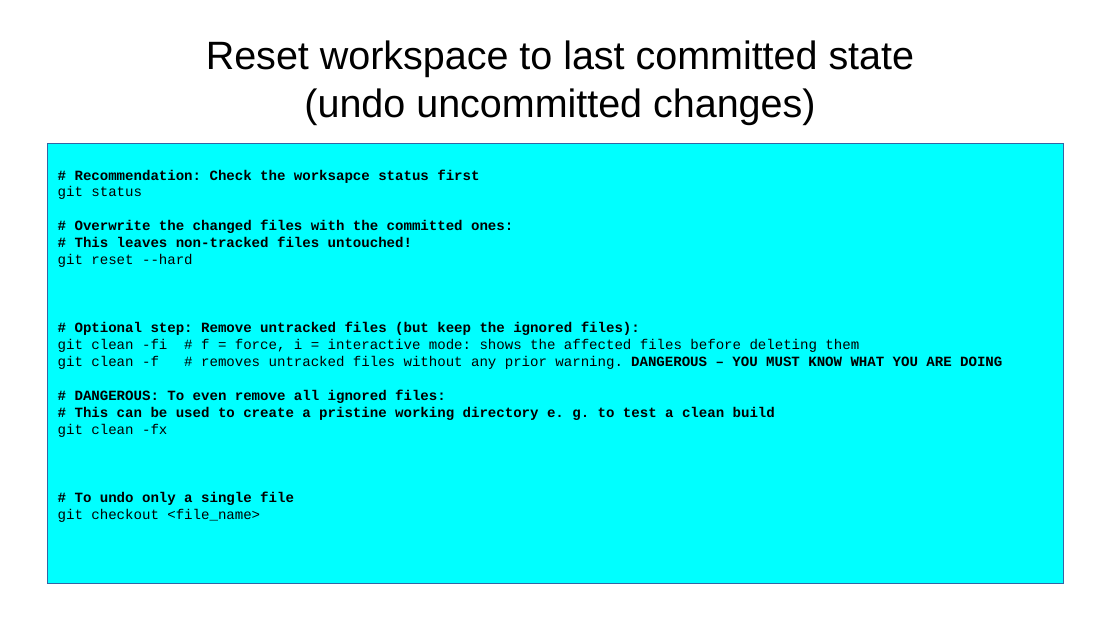
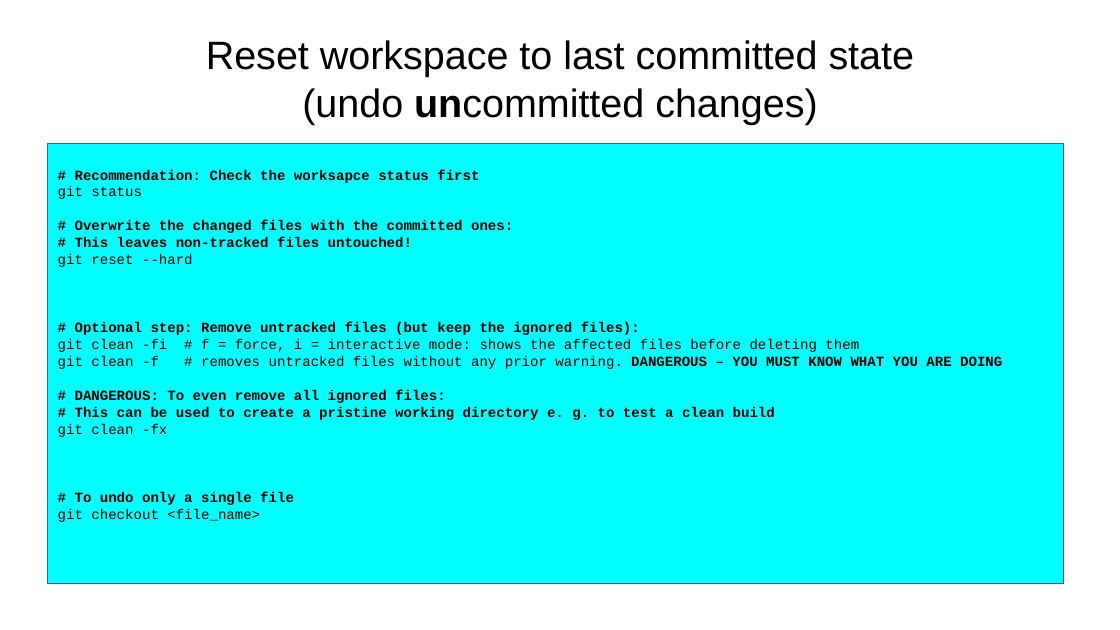
Before and after one commit to aryoda/git_essentials, a slide deck: slide 10 of Introduction to Git collaboration workflows.odp. Drawn at 1120x630 pixels with LibreOffice and Linux fonts; fonts in the diff are those of the drawing. Boxes give left, top, right and bottom in pixels: in the first picture for what was removed or moved away, otherwise in the second. Text is boxed around its words. In the diff, an @@ line names an element or a change of style, - is before the commit and + after.

Commit message:
added use case: undo local commit

```diff
--- a/Introduction to Git collaboration workflows.odp
+++ b/Introduction to Git collaboration workflows.odp
@@ title "Reset workspace to last committed ..." at box(206, 40, 915, 124): bold on in "uncommitted" @@
```
Also in this commit, not shown: 1 slide added.
